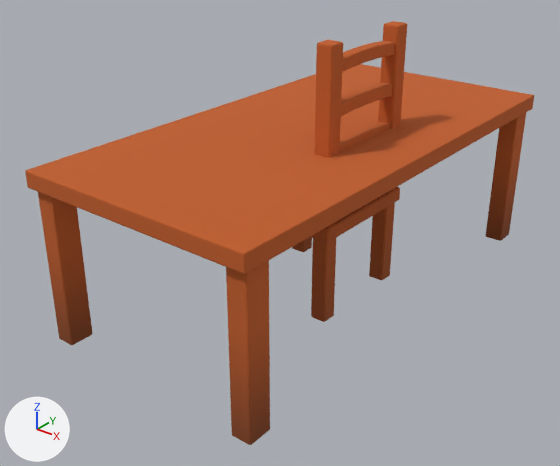
Before and after pictures for a commit that changed the Blender file addons/RadialMenuComponent/examples/assets/Meshes/KitchenEnv.blend.
Camera for both pictures: a 50 mm camera at (2.28, -3.13, 2.16) aimed at (-0.04, -0.24, 0.36). The lights are fixed; the arrows at lower left show +X, +Y and +Z.

In view in the first picture: 'Chair', 'Table'.
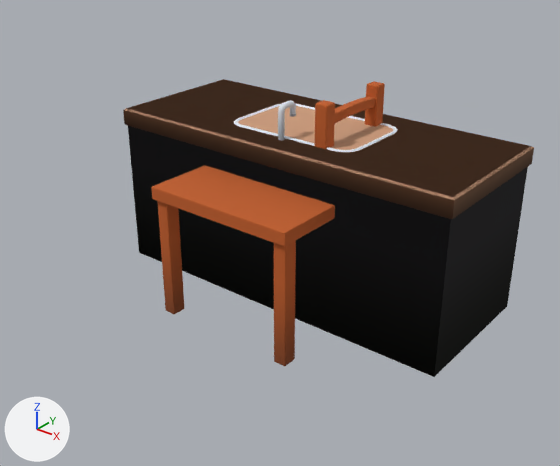
What differs and where, as boxes (x1, y1, x2, y2) in the pictures (560 x 466 px):
'Table', mesh rescaled
    before: (25, 64, 534, 445)
    after: (151, 165, 335, 366)
'CounterSink', shown (black)
    after: (123, 80, 534, 377)
'Counter', shown
    after: (127, 79, 534, 376)
'Chair', mesh rescaled
    before: (292, 21, 407, 322)
    after: (315, 81, 385, 149)
part 1 of me_plane_001, surface changed (brown)
    after: (123, 80, 534, 219)

The edits, one by one:
me_plane_001 has 1077 vertices, 1018 faces and spans x -1.01..1.01, y -0.41..0.46, z 0.0..1.08.
me_plane_001 is used by ob_countersink; location (0.0, 0.0, 0.0).
me_plane_001 part 1: texture (UV) coordinates of 52 of 1018 faces, centred in x -1.01..1.01, y -0.41..0.41, z 0.8..0.9, changed; they spanned u 0.96..0.98, v 0.82..0.86 and now span u 0.96..0.98, v 0.92..0.96.
me_plane_008 has 152 vertices, 102 faces and spans x -0.65..0.65, y -1.3..1.3, z -0.01..0.89.
me_plane_008 is used by ob_table; location (0.0, 0.0, 0.0).
me_plane_008 part 2: the whole mesh is scaled about the mesh origin by (0.64, 0.594, 0.788).
me_plane_009 has 556 vertices, 468 faces and spans x -0.341..0.341, y -0.341..0.341, z -0.008..1.415.
me_plane_009 is used by ob_chair; location (0.0, 0.0, 0.0).
me_plane_009 part 3: the whole mesh is scaled about the mesh origin by 0.788.
Object 'Counter' (ob_counter) is now shown.
Object 'CounterSink' (ob_countersink) is now shown.
